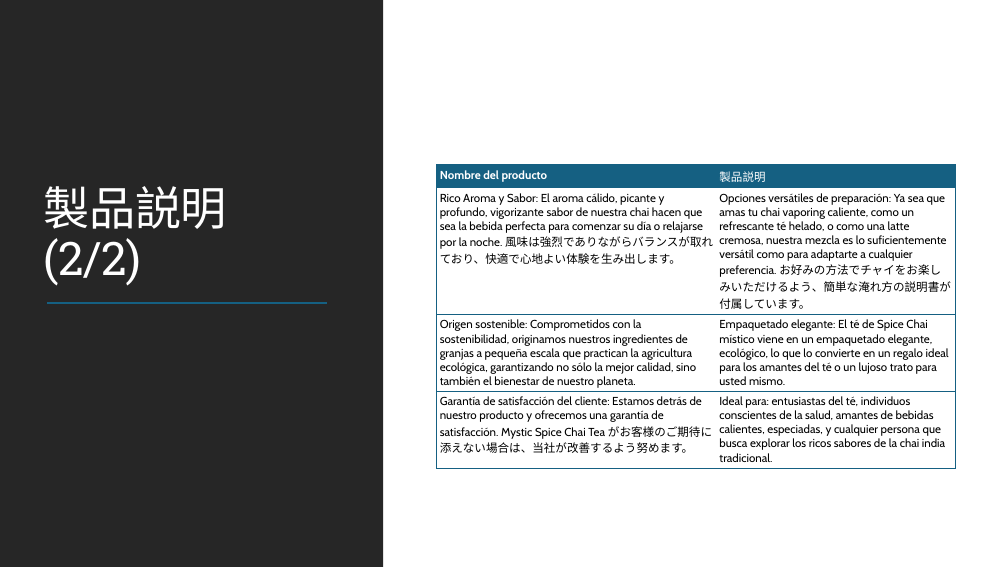
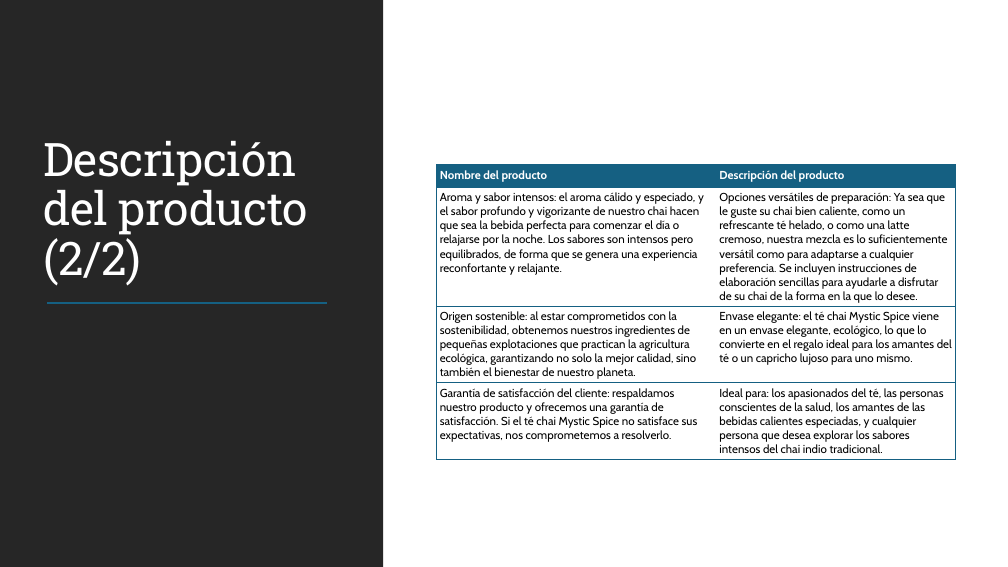
Before and after one commit to MicrosoftLearning/MS-4004-Empower-workforce-copilot-use-cases.es-es, a slide deck: slide 6 of ResourceFiles/Mystic Spice Premium Chai Market Analysis Presentation.pptx. Drawn at 1008x567 pixels with LibreOffice and Linux fonts; fonts in the diff are those of the drawing. Boxes give left, top, right and bottom in pixels: in the first picture for what was removed or moved away, otherwise in the second. Text is boxed around its words. In the diff, an @@ line names an element or a change of style, - is before the commit and + after.

```diff
--- a/ResourceFiles/Mystic Spice Premium Chai Market Analysis Presentation.pptx
+++ b/ResourceFiles/Mystic Spice Premium Chai Market Analysis Presentation.pptx
@@ title at (44,141,308,286): text changed @@
-製品説明 (2/2)
+Descripción del producto (2/2)
@@ table at (437,165,956,497) @@
-row 1, column 2: 製品説明
+row 1, column 2: Descripción del producto
-row 2, column 1: Rico Aroma y Sabor: El aroma cálido, picante y profundo, vigorizante sabor de nuestra chai hacen que sea la bebida perfecta para comenzar su día o relajarse por la noche. 風味は強烈でありながらバランスが取れており、快適で心地よい体験を生み出します。
+row 2, column 1: Aroma y sabor intensos: el aroma cálido y especiado, y el sabor profundo y vigorizante de nuestro chai hacen que sea la bebida perfecta para comenzar el día o relajarse por la noche. Los sabores son intensos pero equilibrados, de forma que se genera una experiencia reconfortante y relajante.
-row 2, column 2: Opciones versátiles de preparación: Ya sea que amas tu chai vaporing caliente, como un refrescante té helado, o como una latte cremosa, nuestra mezcla es lo suficientemente versátil como para adaptarte a cualquier preferencia. お好みの方法でチャイをお楽しみいただけるよう、簡単な淹れ方の説明書が付属しています。
+row 2, column 2: Opciones versátiles de preparación: Ya sea que le guste su chai bien caliente, como un refrescante té helado, o como una latte cremoso, nuestra mezcla es lo suficientemente versátil como para adaptarse a cualquier preferencia. Se incluyen instrucciones de elaboración sencillas para ayudarle a disfrutar de su chai de la forma en la que lo desee.
-row 3, column 1: Origen sostenible: Comprometidos con la sostenibilidad, originamos nuestros ingredientes de granjas a pequeña escala que practican la agricultura ecológica, garantizando no sólo la mejor calidad, sino también el bienestar de nuestro planeta.
+row 3, column 1: Origen sostenible: al estar comprometidos con la sostenibilidad, obtenemos nuestros ingredientes de pequeñas explotaciones que practican la agricultura ecológica, garantizando no solo la mejor calidad, sino también el bienestar de nuestro planeta.
-row 3, column 2: Empaquetado elegante: El té de Spice Chai místico viene en un empaquetado elegante, ecológico, lo que lo convierte en un regalo ideal para los amantes del té o un lujoso trato para usted mismo.
+row 3, column 2: Envase elegante: el té chai Mystic Spice viene en un envase elegante, ecológico, lo que lo convierte en el regalo ideal para los amantes del té o un capricho lujoso para uno mismo.
-row 4, column 1: Garantía de satisfacción del cliente: Estamos detrás de nuestro producto y ofrecemos una garantía de satisfacción. Mystic Spice Chai Tea がお客様のご期待に添えない場合は、当社が改善するよう努めます。
+row 4, column 1: Garantía de satisfacción del cliente: respaldamos nuestro producto y ofrecemos una garantía de satisfacción. Si el té chai Mystic Spice no satisface sus expectativas, nos comprometemos a resolverlo.
-row 4, column 2: Ideal para: entusiastas del té, individuos conscientes de la salud, amantes de bebidas calientes, especiadas, y cualquier persona que busca explorar los ricos sabores de la chai india tradicional.
+row 4, column 2: Ideal para: los apasionados del té, las personas conscientes de la salud, los amantes de las bebidas calientes especiadas, y cualquier persona que desea explorar los sabores intensos del chai indio tradicional.
```
Also in this commit, not shown: 13 other slides changed, 32 other files.
